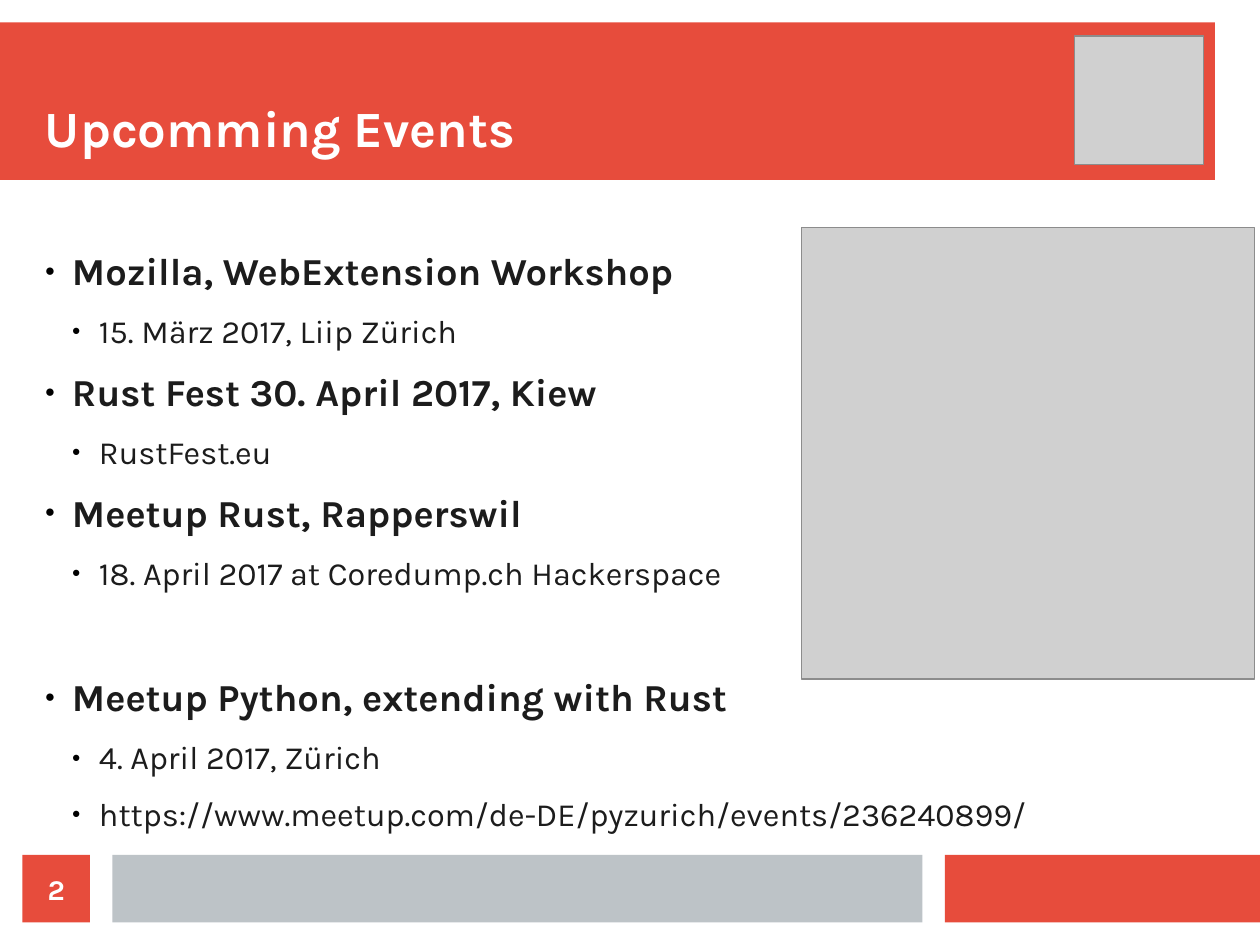
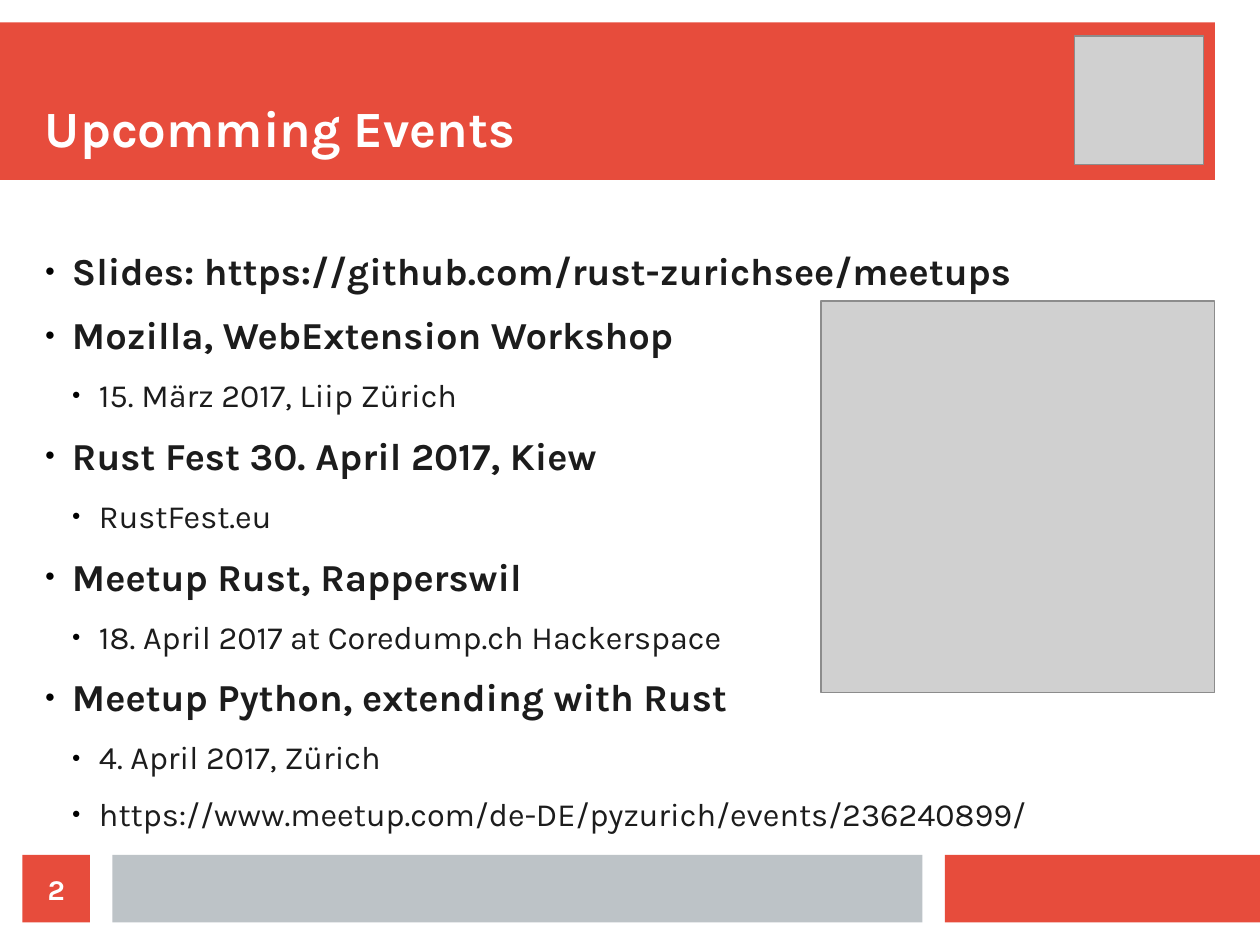
Before and after one commit to rust-zurichsee/meetups, a slide deck: slide 2 of slides/2017-03-07_rumprun/meetup_preface.odp. Drawn at 1260x945 pixels with LibreOffice and Linux fonts; fonts in the diff are those of the drawing; grey boxes stand for pictures. Boxes give left, top, right and bottom in pixels: in the first picture for what was removed or moved away, otherwise in the second. Text is boxed around its words. In the diff, an @@ line names an element or a change of style, - is before the commit and + after.

Commit message:
Add slides link

```diff
--- a/slides/2017-03-07_rumprun/meetup_preface.odp
+++ b/slides/2017-03-07_rumprun/meetup_preface.odp
@@ text at [72,256,1011,295]: paragraph added @@
+● Slides: https://github.com/rust-zurichsee/meetups
@@ picture: place and size @@
-picture at [802,228,1255,679]
+picture at [821,301,1214,693]
```
Also in this commit, not shown: 1 other file.
